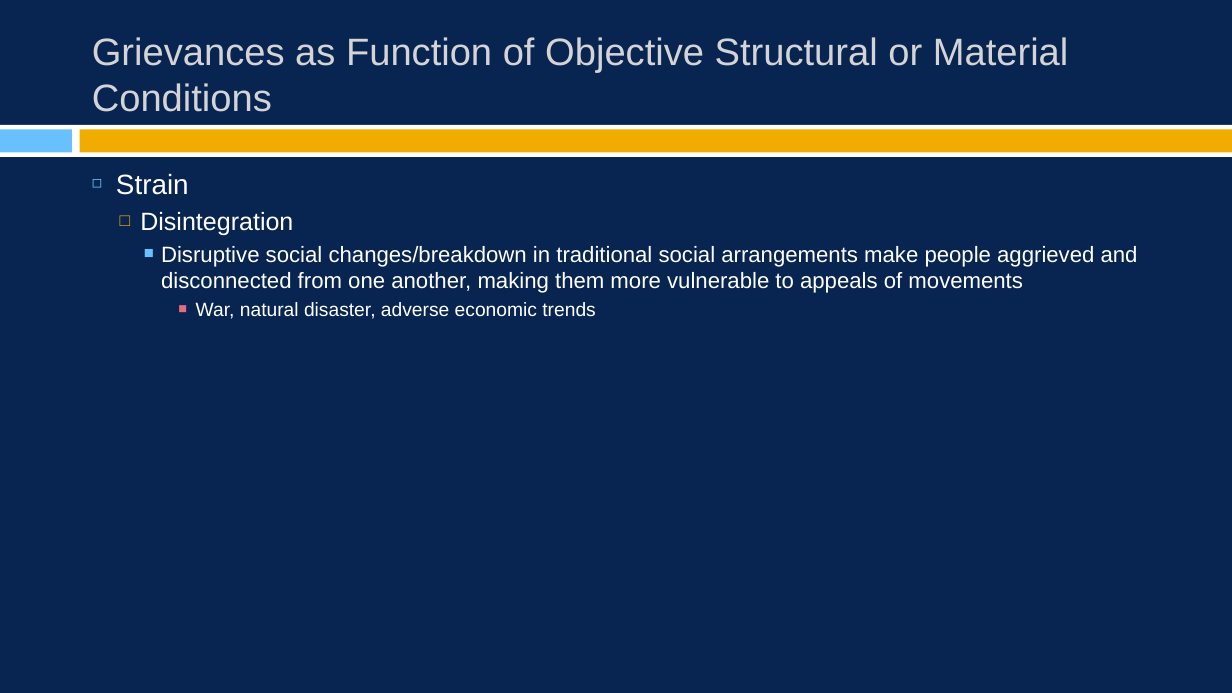
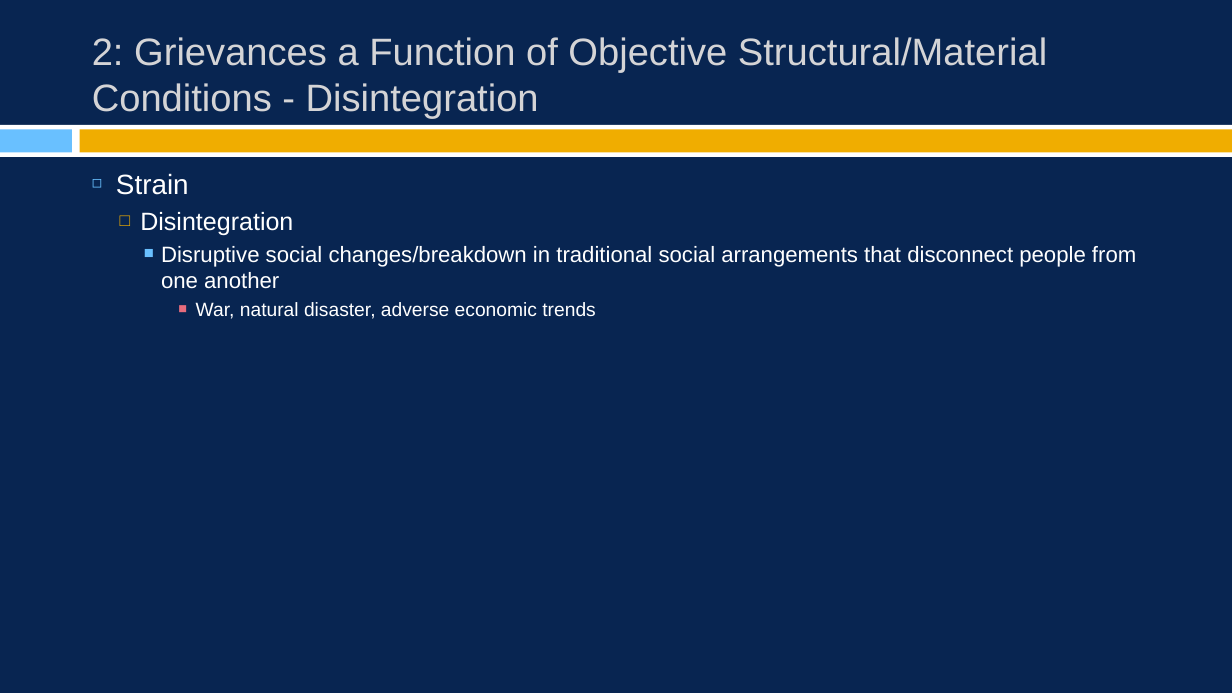
Before and after one commit to burrelvannjr/movements_csuf, a slide deck: slide 12 of ppts/notes/ch_2.pptx (slide 10 before the commit). Drawn at 1232x693 pixels with LibreOffice and Linux fonts; fonts in the diff are those of the drawing. Boxes give left, top, right and bottom in pixels: in the first picture for what was removed or moved away, otherwise in the second. Text is boxed around its words. In the diff, an @@ line names an element or a change of style, - is before the commit and + after.

```diff
--- a/ppts/notes/ch_2.pptx
+++ b/ppts/notes/ch_2.pptx
@@ title at [92,37,1047,119]: text changed @@
-Grievances as Function of Objective Structural or Material Conditions
+2: Grievances a Function of Objective Structural/Material Conditions - Disintegration
@@ text at [161,246,1136,289]: text changed @@
-    ■ Disruptive social changes/breakdown in traditional social arrangements make people aggrieved and disconnected from one another, making them more vulnerable to appeals of movements
+    ■ Disruptive social changes/breakdown in traditional social arrangements that disconnect people from one another
```
Also in this commit, not shown: 22 other slides changed, 7 slides added, 5 other files.
